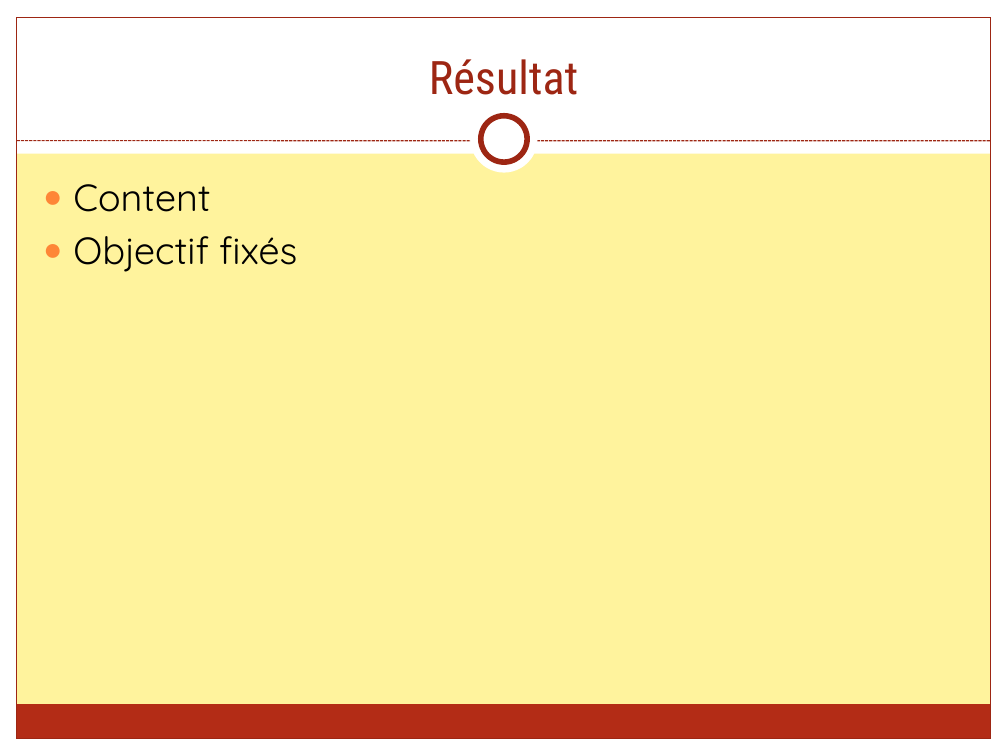
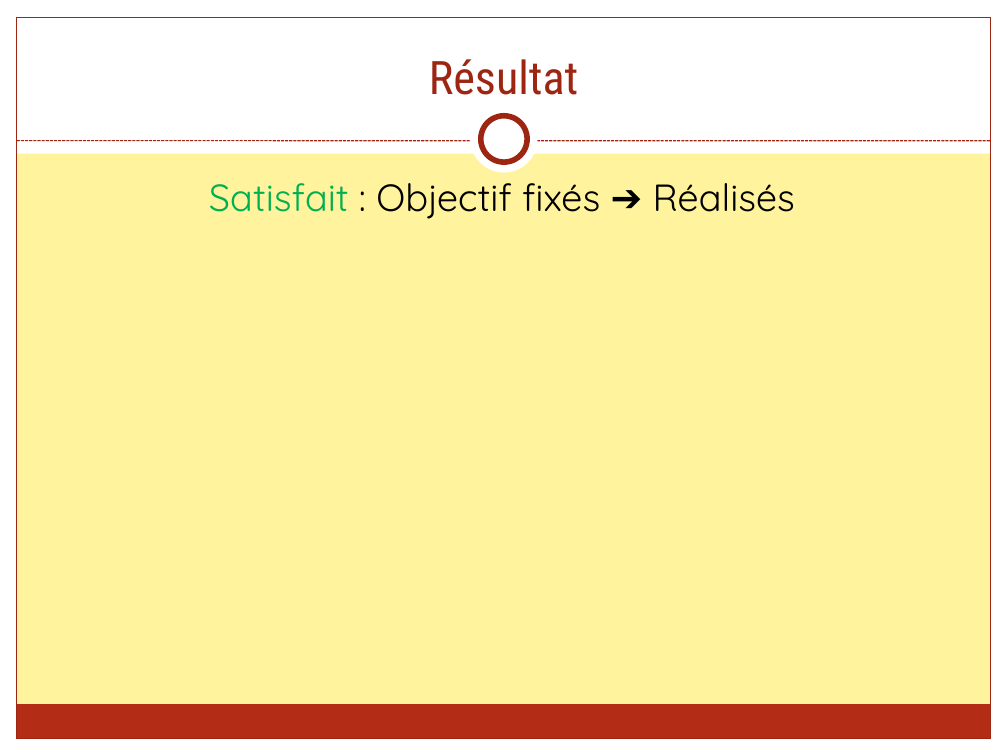
Before and after one commit to FieryWeasel/Picarete, a slide deck: slide 16 of SOURCES/RAPPORTS/Picarete - Presentation.pptx (slide 12 before the commit). Drawn at 1008x756 pixels with LibreOffice and Linux fonts; fonts in the diff are those of the drawing. Boxes give left, top, right and bottom in pixels: in the first picture for what was removed or moved away, otherwise in the second. Text is boxed around its words. In the diff, an @@ line names an element or a change of style, - is before the commit and + after.

```diff
--- a/SOURCES/RAPPORTS/Picarete - Presentation.pptx
+++ b/SOURCES/RAPPORTS/Picarete - Presentation.pptx
@@ text at [209, 171, 795, 219]: text changed @@
-● Content
-● Objectif fixés
+Satisfait : Objectif fixés ➔ Réalisés
```
Also in this commit, not shown: 9 other slides changed, 5 slides added, 1 slide removed, 17 other files.
